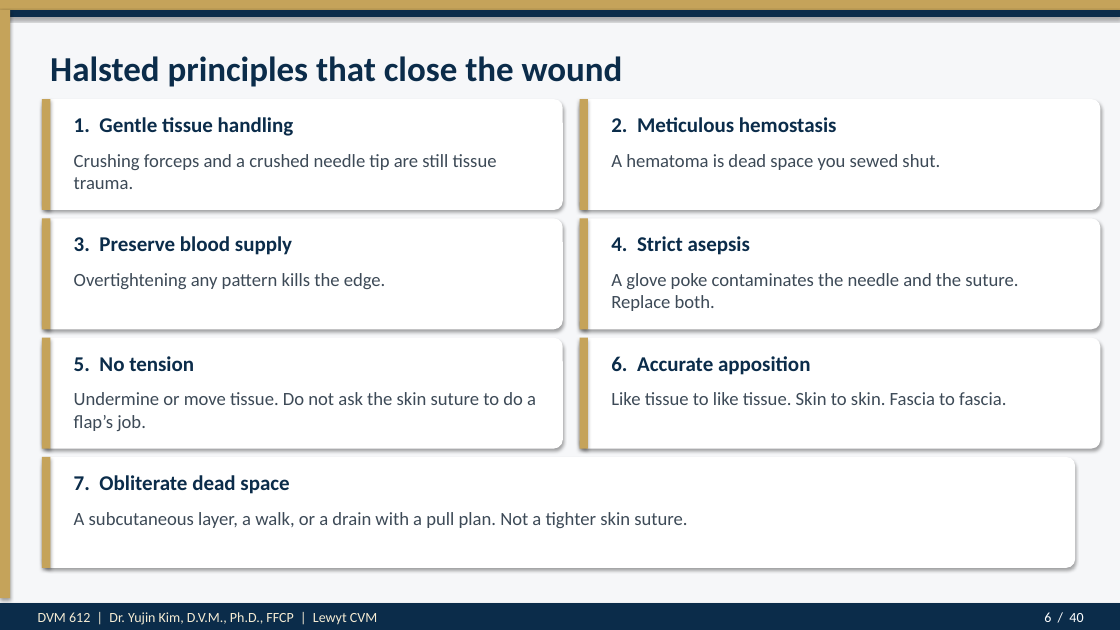
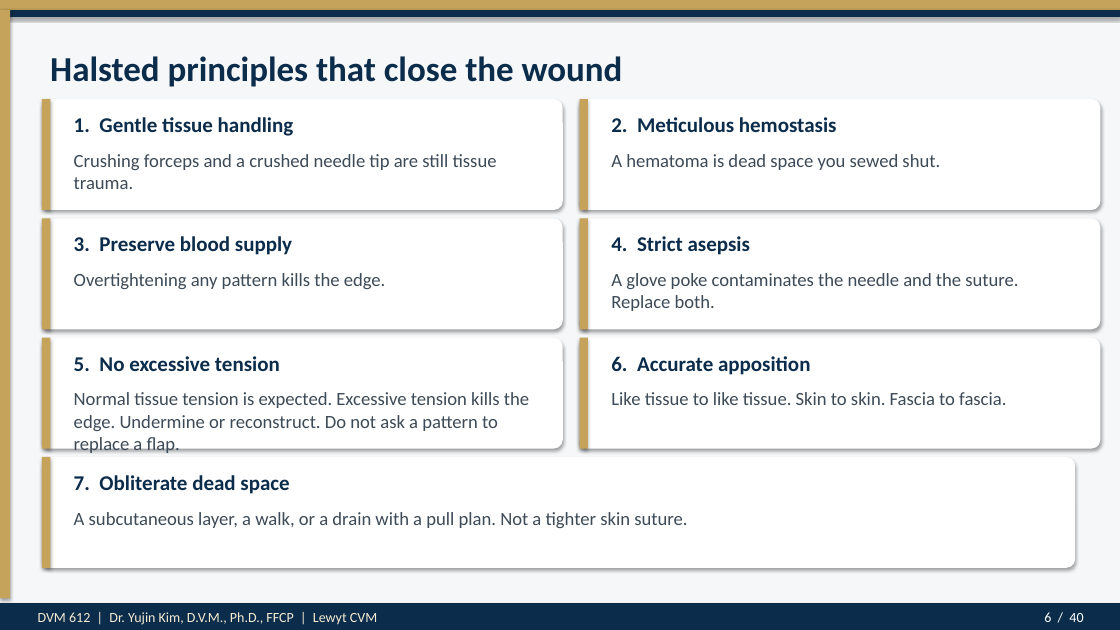
Before and after one commit to drkimvet/happycare, a slide deck: slide 6 of lectures/DVM-612_Week7_Suture_Patterns_Closures.pptx. Drawn at 1120x630 pixels with LibreOffice and Linux fonts; fonts in the diff are those of the drawing. Boxes give left, top, right and bottom in pixels: in the first picture for what was removed or moved away, otherwise in the second. Text is boxed around its words. In the diff, an @@ line names an element or a change of style, - is before the commit and + after.

```diff
--- a/lectures/DVM-612_Week7_Suture_Patterns_Closures.pptx
+++ b/lectures/DVM-612_Week7_Suture_Patterns_Closures.pptx
@@ text at box(74, 356, 280, 371): text changed @@
-5. No tension
+5. No excessive tension
@@ text at box(74, 392, 529, 453): text changed @@
-Undermine or move tissue. Do not ask the skin suture to do a flap’s job.
+Normal tissue tension is expected. Excessive tension kills the edge. Undermine or reconstruct. Do not ask a pattern to replace a flap.
```
Also in this commit, not shown: 7 other slides changed, 2 other files.
